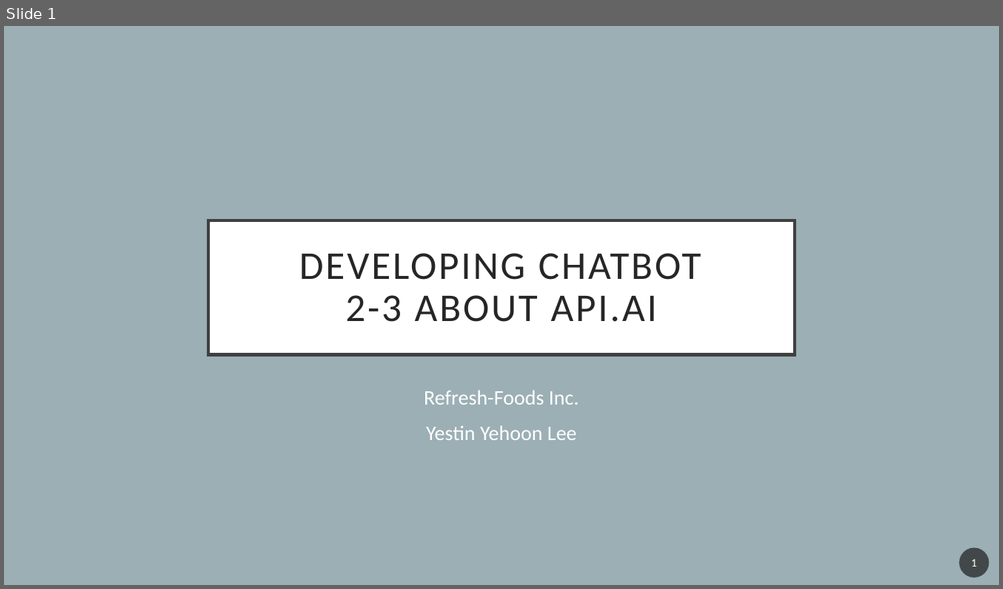
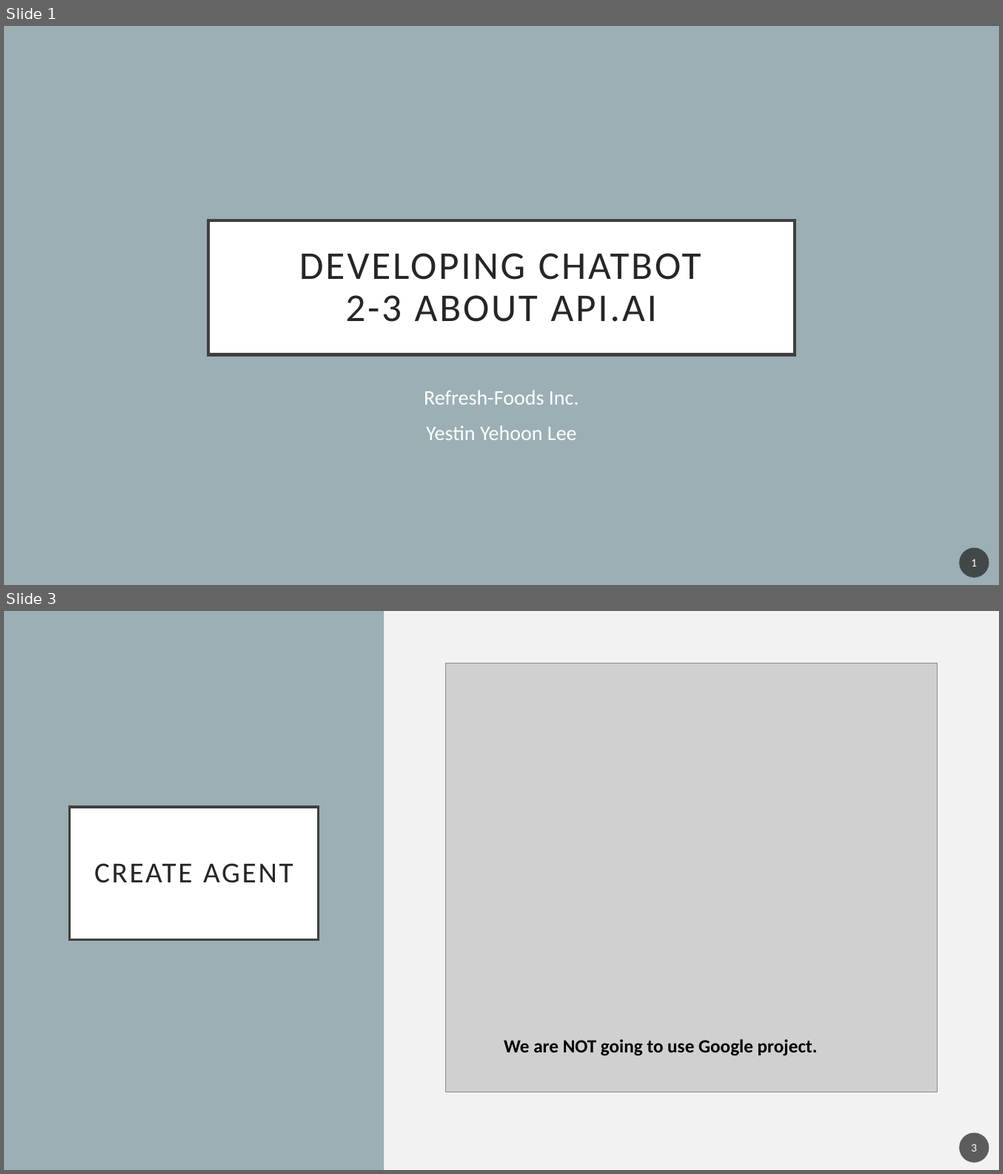
Before and after one commit to YehoonLee3/ChatBotCourse, a slide deck: 2-3 About API.AI.pptx. Shown one above the other, each under a label of ours: slide 1 before the commit, slides 1 and 3 after it; the slides between them are not shown. The pictures are 1003x589 and 1003x1174 pixels, drawn with LibreOffice and Linux fonts; fonts in the diff are those of the drawing; grey boxes stand for pictures. Boxes give left, top, right and bottom in pixels: in the first picture for what was removed or moved away, otherwise in the second. Text is boxed around its words. In the diff, an @@ line names an element or a change of style, - is before the commit and + after.

```diff
--- a/2-3 About API.AI.pptx
+++ b/2-3 About API.AI.pptx
@@ slide 3 added at [4, 611, 999, 1170], background #F2F2F2 @@
@@ rectangle added at [4, 611, 999, 1170], fill #F2F2F2 @@
@@ rectangle added at [4, 611, 384, 1170], fill #9BAFB5 @@
@@ picture added at [446, 664, 937, 1093] @@
@@ title added at [70, 807, 318, 940], fill #FFFFFF, outline #404040 2.5 pt, 28 pt, text #262626 @@
+CREATE AGENT
@@ text added at [504, 1039, 817, 1056], 18 pt, text #000000, bold @@
+We are NOT going to use Google project.
@@ page number added at [959, 1133, 989, 1163], fill #1D1D1D at 70% opacity, 11 pt, text #FFFFFF @@
+3
```
Also in this commit, not shown: 4 other slides added, 1 slide removed, 6 other files.
